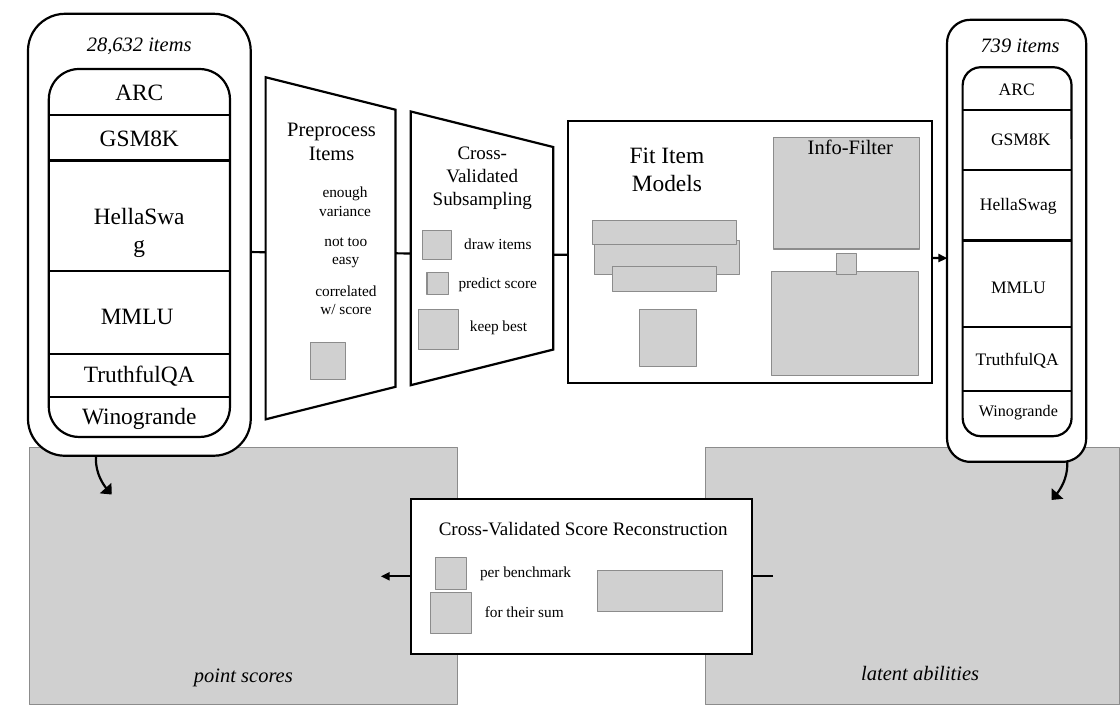
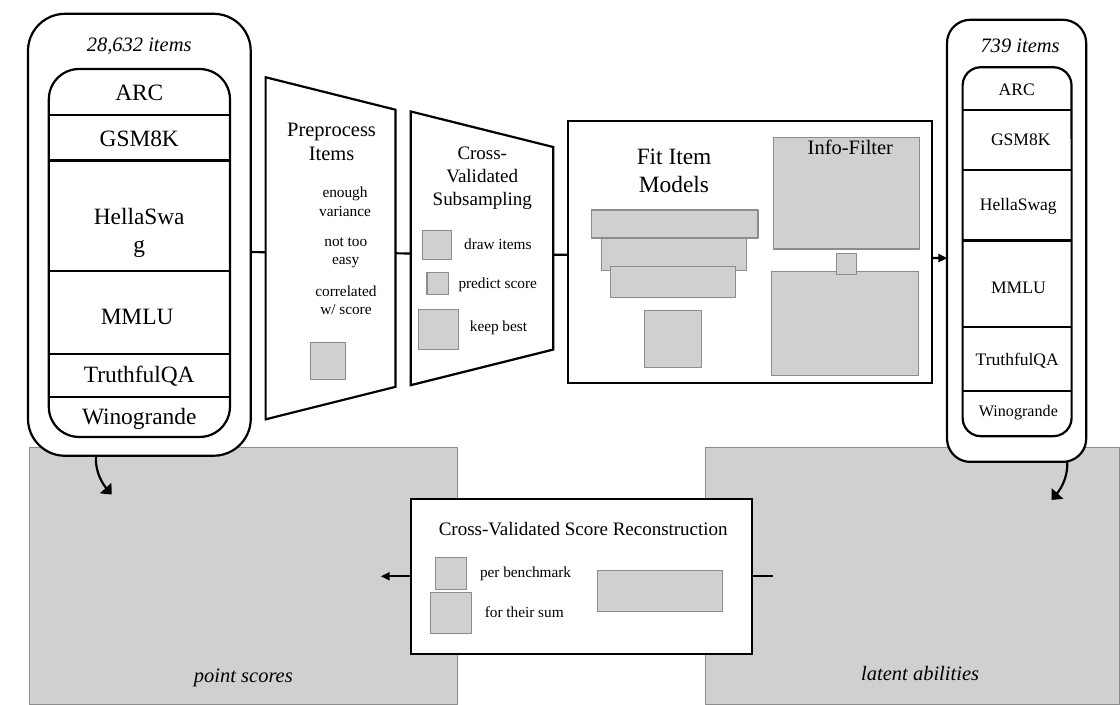
Before and after one commit to adkipnis/metabench, a slide deck: slide 1 of figures/overview/overview.pptx. Drawn at 1120x705 pixels with LibreOffice and Linux fonts; fonts in the diff are those of the drawing; grey boxes stand for pictures; background and template pictures are left out. Boxes give left, top, right and bottom in pixels: in the first picture for what was removed or moved away, otherwise in the second. Text is boxed around its words. In the diff, an @@ line names an element or a change of style, - is before the commit and + after.

```diff
--- a/figures/overview/overview.pptx
+++ b/figures/overview/overview.pptx
@@ text "Fit Item Models": place and size @@
-text "Fit Item Models" at bbox=[630, 147, 704, 192]
+text "Fit Item Models" at bbox=[637, 148, 712, 193]
@@ picture: place and size @@
-picture at bbox=[592, 220, 736, 244]
+picture at bbox=[591, 210, 758, 238]
@@ picture: place and size @@
-picture at bbox=[594, 241, 740, 275]
+picture at bbox=[602, 236, 747, 270]
@@ picture: place and size @@
-picture at bbox=[612, 267, 716, 292]
+picture at bbox=[611, 267, 735, 297]
@@ picture: place and size @@
-picture at bbox=[640, 310, 696, 367]
+picture at bbox=[645, 311, 702, 368]
```
Also in this commit, not shown: 1 other file.
